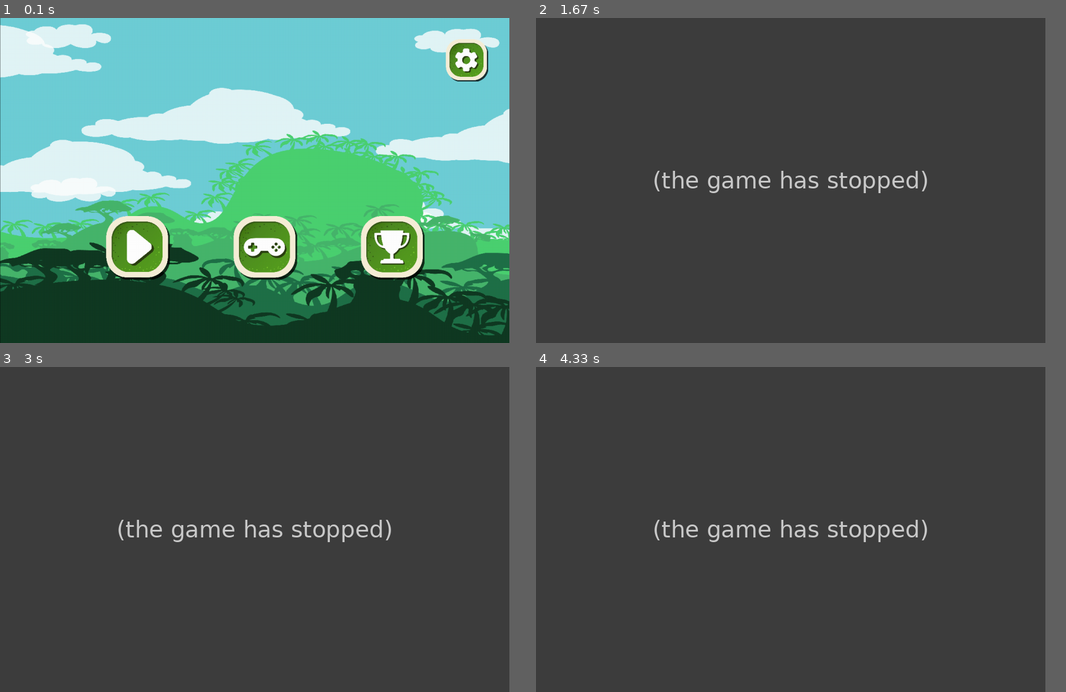
Above: before the commit, frames 1-4 (two rows, left to right).
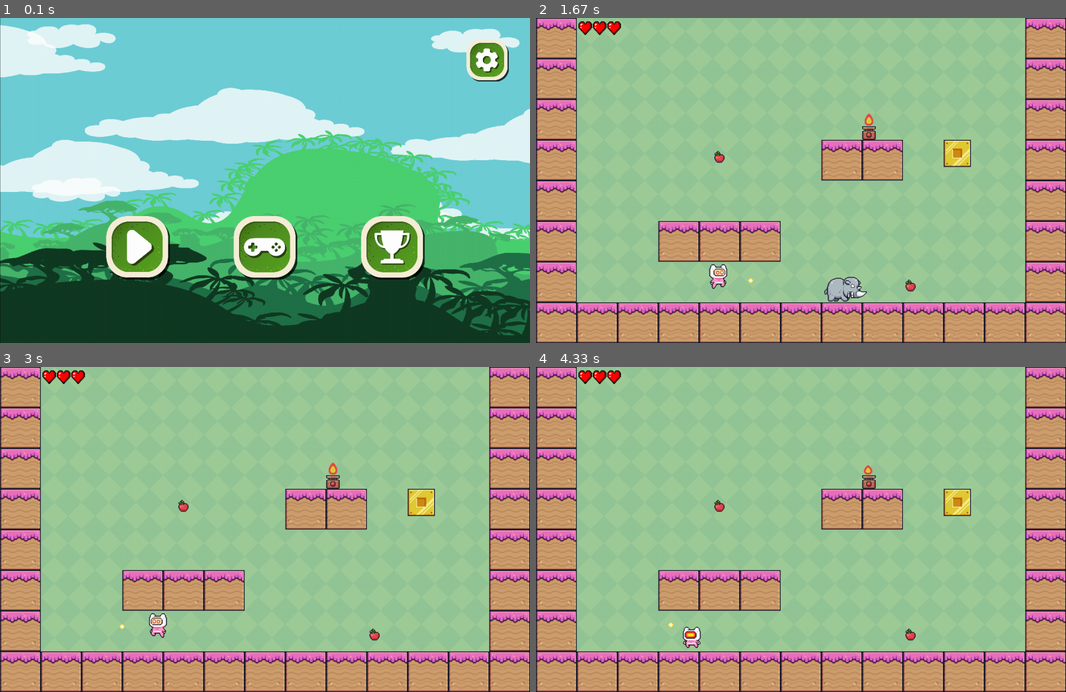
Above: after the commit, the same moments.

Repository: GianfrancoCh/chiariziaGianfranco-pygame-tp-final
Game: pygame game, started from run.py
The game is run twice, just before and just after one commit, with the same random seed, the same clock (stepped at 60 frames per second) and the same inputs.
Inputs (mouse positions are in pixels of both pictures, inside the frame that each line leads up to):
- Up to frame 1 (0.1 s): no input
- Up to frame 2 (1.67 s): click (673, 248) at 0.38 s; hold J 0.67-1.13 s; hold D 0.67-1.13 s; hold D from 1.22 s (still down); tap Space at 1.28, 1.58 s
- Up to frame 3 (3 s): release D at 1.68 s; hold D 1.77-2.23 s; tap Space at 1.83, 2.13, 2.33, 2.63, 2.9 s; hold A 2.27-2.8 s; tap J at 2.42 s; hold A from 2.83 s (still down)
- Up to frame 4 (4.33 s): tap Space at 3.2, 3.33, 3.63, 4, 4.3 s; release A at 3.23 s; hold D 3.27-3.9 s; hold A from 3.93 s (still down); tap J at 4.08 s
In our replay, the window is 865x553 before the commit and 900x553 after it. These sizes can differ from the game's own. Grey fills any space a smaller window leaves; there, only what the larger window draws over its background counts as a difference.

The runs differ from the first frame. In frame 1, 16% of the frame differs, in the area x 0-100%, y 1-100%; in frame 2, 97%; in frame 3, 97%; in frame 4, 97%, in the area x 0-100%, y 0-100%.
Error before the commit: AttributeError: 'NoneType' object has no attribute 'make_shoot' (main.py line 91); the game stopped at 0.67 s (later frames are placeholders)

Commit message:
creacion de nivel

Diff:
--- a/auxiliar.py
+++ b/auxiliar.py
@@ -177,3 +177,4 @@
 
         if obj and obj.name == "flag":
             print("FLAG")
+            player.make_win()
--- a/constantes.py
+++ b/constantes.py
@@ -2,7 +2,7 @@
 from pygame import font
 
 
-WIDTH, HEIGHT = 1200, 768
+WIDTH, HEIGHT = 1248, 768
 # WIDTH, HEIGHT = 1100, 672
 FPS = 60
 PLAYER_VEL = 5
--- a/gui_form.py
+++ b/gui_form.py
@@ -29,7 +29,8 @@
             self.image_background = pygame.image.load(path_bg)
             self.image_background = pygame.transform.scale(self.image_background,(w, h)).convert_alpha()
             self.surface.blit(self.image_background,(0,0))
-
+        elif path_bg == None:
+            pass
 
     @staticmethod
     def set_active(name):
--- a/gui_main_menu.py
+++ b/gui_main_menu.py
@@ -6,24 +6,27 @@
 from gui_widget import Widget
 
 
+
 class FormMainMenu(Form):
     def __init__(self,name,master_surface,x,y,w,h,color_background,color_border,active,path_bg):
         super().__init__(name,master_surface,x,y,w,h,color_background,color_border,active,path_bg)
 
-        self.boton_play = Button(master=self,x=250,y=HEIGHT - 300,w=150,h=150,color_background=None,color_border=None,image_background="assets/gui/menu/play.png",on_click=self.on__click_boton_play,on_click_param="",text=None,font="Verdana",font_size=30,font_color=WHITE)
+        self.boton_play = Button(master=self,x=250,y=HEIGHT - 300,w=150,h=150,color_background=None,color_border=None,image_background="assets/gui/menu/play.png",on_click=self.on__click_boton_play,on_click_param="form_level1",text=None,font="Verdana",font_size=30,font_color=WHITE)
         self.boton_control = Button(master=self,x=550,y=HEIGHT - 300,w=150,h=150,color_background=None,color_border=None,image_background="assets/gui/menu/leader.png",on_click=self.on_click_boton_control,on_click_param="form_controls",text=None,font="Verdana",font_size=30,font_color=WHITE)
         self.boton_leaderboard = Button(master=self,x=850,y=HEIGHT - 300,w=150,h=150,color_background=None,color_border=None,image_background="assets/gui/menu/prize.png",on_click=self.on_click_boton_leaderboard,on_click_param="",text=None,font="Verdana",font_size=30,font_color=WHITE)
         self.boton_settings = Button(master=self,x=WIDTH-150,y= 50,w=100,h=100,color_background=None,color_border=None,image_background="assets/gui/menu/setting.png",on_click=self.on_click_boton_settings,on_click_param="form_settings",text=None,font="Verdana",font_size=30,font_color=WHITE)
         self.lista_widget = [self.boton_play,self.boton_control,self.boton_leaderboard,self.boton_settings]
 
+
+
     def on__click_boton_play(self, parametro):
-        print("BOTON")
+        self.set_active(parametro)
 
     def on_click_boton_control(self, parametro):
         self.set_active(parametro)
 
     def on_click_boton_leaderboard(self, parametro):
-        self.set_active(parametro)
+        print("LEADERBOARD")
 
     def on_click_boton_settings(self, parametro):
         self.set_active(parametro)
--- a/gui_widget.py
+++ b/gui_widget.py
@@ -16,6 +16,7 @@
             self.image_background = pygame.transform.scale(self.image_background,(w, h)).convert_alpha()
         else:
             self.image_background = None
+
         self._text = text
         if(self._text != None):
             pygame.font.init()
--- /dev/null
+++ b/level.py
@@ -0,0 +1,134 @@
+import pygame
+from auxiliar import *
+from constantes import *
+from object import *
+from enemy import *
+from bullet import Bullet
+from player import Player
+from gui_button import Button
+from gui_form import Form
+from gui_widget import Widget
+
+
+window = pygame.display.set_mode((WIDTH, HEIGHT))
+
+
+class FormGameLevel1(Form):
+    def __init__(self,name,master_surface,x,y,w,h,color_background,color_border,active,path_bg):
+        super().__init__(name,master_surface,x,y,w,h,color_background,color_border,active,path_bg)
+
+
+        self.boton_play = Button(master=self,x=250,y=250,w=150,h=150,color_background=None,color_border=None,image_background="assets/gui/menu/play.png",on_click="",on_click_param="",text=None,font="Verdana",font_size=30,font_color=WHITE)
+        self.lista_widget = [self.boton_play]
+
+        # --- GAME ELEMNTS ---
+
+
+
+        self.background, self.bg_image = get_background("Green.png")
+
+        block_size = 96
+
+        self.player = Player(block_size + 50, HEIGHT - block_size -100, 50, 50)
+
+        floor = [Block(i * block_size, HEIGHT - block_size, block_size)
+                 for i in range(-WIDTH // block_size, (WIDTH * 2) // block_size)]
+        wall = [Block(0, i * block_size, block_size)
+                for i in range(-HEIGHT // block_size, (HEIGHT * 2) // block_size)]
+        wall_der = [Block(WIDTH - block_size, i * block_size, block_size)
+                    for i in range(-HEIGHT // block_size, (HEIGHT * 2) // block_size)]
+        flag = Flag(block_size * 10,HEIGHT - block_size * 5,64)
+        grupo_frutas = pygame.sprite.Group()
+        grupo_frutas.add(Fruit(850, HEIGHT - block_size - 68, 32, 32))
+        grupo_frutas.add(Fruit(400, 300, 32, 32))
+
+        self.fire = Fire(block_size * 8, (HEIGHT - block_size * 5) - 64, 16, 32)
+
+        self.enemigo = Enemy(600, HEIGHT - block_size - 68 , 52, 42)
+        self.grupo_objetos = pygame.sprite.Group()
+        self.grupo_objetos.add(*floor,*wall,*wall_der,self.enemigo,*grupo_frutas,flag,
+                               Block(block_size * 3, HEIGHT - block_size * 3, block_size),
+                               Block(block_size * 4, HEIGHT - block_size * 3, block_size),
+                               Block(block_size * 5, HEIGHT - block_size * 3, block_size),
+                               Block(block_size * 7, HEIGHT - block_size * 5, block_size),
+                               Block(block_size * 8, HEIGHT - block_size * 5, block_size),
+                               self.fire)
+
+        self.fire.on()
+
+
+    def on_click_boton1(self, parametro):
+        self.set_active(parametro)
+
+    def on_click_shoot(self, parametro):
+        for enemy_element in self.enemy_list:
+            self.bullet_list.append(Bullet(enemy_element,enemy_element.rect.centerx,enemy_element.rect.centery,self.player_1.rect.centerx,self.player_1.rect.centery,20,path="images/gui/set_gui_01/Comic_Border/Bars/Bar_Segment05.png",frame_rate_ms=100,move_rate_ms=20,width=5,height=5))
+
+
+
+    def update(self, lista_eventos,keys,delta_ms):
+
+
+
+
+        for event in lista_eventos:
+            if event.type == pygame.KEYDOWN:
+                if event.key == pygame.K_SPACE and self.player.jump_count < 2:
+                    self.player.jump()
+                if event.key == pygame.K_j:
+                    print("SHOOT")
+                    self.player.make_shoot()
+
+        for aux_widget in self.lista_widget:
+            aux_widget.update(lista_eventos)
+
+        for bala in self.player.bullets:
+            for obj in self.grupo_objetos:
+                if pygame.sprite.collide_mask(bala, obj) and obj.name == "enemy":
+                    # print("matado")
+                    obj.kill()
+                    bala.kill()
+                elif pygame.sprite.collide_mask(bala, obj) and obj.name == "fire":
+                    bala.kill()
+                elif pygame.sprite.collide_mask(bala, obj) and obj.name == "block":
+                    bala.kill()
+
+
+
+
+
+
+        self.player.loop(FPS)
+        self.enemigo.loop()
+        self.fire.loop()
+        handle_move(self.player, self.grupo_objetos)
+
+        if self.player.is_win:
+            print("GANO")
+
+        if self.player.is_lose:
+            self.active = False
+            self.set_active("form_main_menu")
+
+
+
+    def draw(self):
+        super().draw()
+
+        offset_x = 0
+
+        for tile in self.background:
+            window.blit(self.bg_image, tile)
+
+        for obj in self.grupo_objetos:
+            obj.draw(window, offset_x)
+
+        for bullet in self.player.bullets:
+            bullet.draw(window,offset_x)
+
+        for aux_widget in self.lista_widget:
+            aux_widget.draw()
+
+        self.player.draw(window, offset_x)
+        self.player.draw
+        # pygame.display.update()
--- a/main.py
+++ b/main.py
@@ -15,6 +15,7 @@
 from gui_main_menu import FormMainMenu
 from gui_controls import FormControls
 from gui_settings import FormSettings
+from level import FormGameLevel1
 
 
 
@@ -31,51 +32,19 @@
 def main(window):
     clock = pygame.time.Clock()
 
-
     block_size = 96
     # small_block = 64
-    # grupo_enemigos = pygame.sprite.Group()
-    # # grupo_enemigos.add(Enemy(600, 600, 32, 32))
-    #----------------------------------------------------------
-
-    # grupo_frutas = pygame.sprite.Group()
-    # grupo_frutas.add(Fruit(1000, 400, 32, 32))
-    # grupo_frutas.add(Fruit(400, 300, 32, 32))
-    # flag = Flag(block_size * 9,HEIGHT - block_size * 5,64)
-    # player = Player(100, 100, 50, 50)
-    # fire = Fire(150, HEIGHT - block_size - 64, 16, 32)
-    # fire.on()
-    # enemigo = Enemy(600, HEIGHT - block_size - 68 , 52, 42)
-
-    # floor = [Block(i * block_size, HEIGHT - block_size, block_size)
-    #          for i in range(-WIDTH // block_size, (WIDTH * 2) // block_size)]
-    # wall = [Block(0, i * block_size, block_size)
-    #     for i in range(-HEIGHT // block_size, (HEIGHT * 2) // block_size)]
-    # wall_der = [Block(WIDTH - block_size, i * block_size, block_size)
-    #     for i in range(-HEIGHT // block_size, (HEIGHT * 2) // block_size)]
-    # objects = [*floor, Block(0, HEIGHT - block_size * 2, block_size),
-    #            Block(block_size * 3, HEIGHT - block_size * 3, block_size), Block(block_size * 5, HEIGHT - block_size * 4, block_size), Block(block_size * 7, HEIGHT - block_size * 5, block_size), fire, *wall, *wall_der,*grupo_frutas]
-
-    # grupo_objectos = pygame.sprite.Group()
-
-    # grupo_objectos.add(*floor, Block(0, HEIGHT - block_size * 2, block_size),
-    #            Block(block_size * 3, HEIGHT - block_size * 3, block_size), Block(block_size * 5, HEIGHT - block_size * 4, block_size), Block(block_size * 7, HEIGHT - block_size * 5, block_size), fire, *wall, *wall_der,*grupo_frutas, enemigo, flag)
-
-
     offset_x = 0
     # scroll_area_width = 200
     run = True
 
-
-
     form_main_menu = FormMainMenu(name="form_main_menu",master_surface = window,x=0,y=0,w=WIDTH,h=HEIGHT,color_background=None,color_border=(255,0,255),active=True,path_bg = "assets/gui/menu/bg.png")
-    form_controls = FormControls(name="form_controls",master_surface = window,x=0,y=0,w=WIDTH,h=HEIGHT,color_background=None,color_border=(255,0,255),active=True,path_bg = "assets/gui/rating/bg.png")
-    form_settings = FormSettings(name="form_settings",master_surface = window,x=0,y=0,w=WIDTH,h=HEIGHT,color_background=None,color_border=(255,0,255),active=True,path_bg = "assets/gui/rating/bg.png")
+    form_controls = FormControls(name="form_controls",master_surface = window,x=0,y=0,w=WIDTH,h=HEIGHT,color_background=None,color_border=(255,0,255),active=False,path_bg = "assets/gui/rating/bg.png")
+    form_settings = FormSettings(name="form_settings",master_surface = window,x=0,y=0,w=WIDTH,h=HEIGHT,color_background=None,color_border=(255,0,255),active=False,path_bg = "assets/gui/rating/bg.png")
+    form_level1 = FormGameLevel1(name="form_level1",master_surface = window,x=0,y=0,w=WIDTH,h=HEIGHT,color_background=None,color_border=(255,0,255),active=False,path_bg = "assets/gui/rating/bg.png")
 
     while run:
 
-
-        # draw_text("PLAY", MENU_FONT, WIDTH/2 - 60, HEIGHT/2,WHITE)
 
         lista_eventos = pygame.event.get()
         for event in lista_eventos:
@@ -83,32 +52,6 @@
                 run = False
                 break
 
-            if event.type == pygame.KEYDOWN:
-                if event.key == pygame.K_SPACE and player.jump_count < 2:
-                    player.jump()
-                if event.key == pygame.K_j:
-                    print("SHOOT")
-                    player.make_shoot()
-
-
-        # player.loop(FPS)
-        # fire.loop()
-        # enemigo.loop()
-
-        # for bala in player.bullets:
-        #     for obj in grupo_objectos:
-        #         if pygame.sprite.collide_mask(bala, obj) and obj.name == "enemy":
-        #             # print("matado")
-        #             obj.kill()
-        #             bala.kill()
-        #         elif pygame.sprite.collide_mask(bala, obj) and obj.name == "fire":
-        #             bala.kill()
-        #         elif pygame.sprite.collide_mask(bala, obj) and obj.name == "block":
-        #             bala.kill()
-
-        # for fruta in grupo_frutas:
-        #     fruta.loop()
-        #     pygame.display.update()
         aux_form_active = Form.get_active()
         keys = pygame.key.get_pressed()
         delta_ms = clock.tick(FPS)
@@ -116,18 +59,11 @@
         player = None
         grupo_objectos = None
 
-
-        # handle_move(player, grupo_objectos)
         draw(window, background, bg_image, player, grupo_objectos, offset_x, aux_form_active, lista_eventos, keys, delta_ms)
 
 
-
-        #------------------------------
-        # current_fps = clock.get_fps()
+        current_fps = clock.get_fps()
         # print("FPS: ", current_fps)
-
-
-
 
         pygame.display.update()
 
--- a/player.py
+++ b/player.py
@@ -46,6 +46,8 @@
         self.points = 0
         self.last_point_time = 0
         self.point_delay = 0.5
+        self.is_win = False
+        self.is_lose = False
 
     def manage_lives(self):
 
@@ -54,7 +56,10 @@
             for l in range(lives):
                 WINDOW.blit(HEART, (100 + (l*34),8))
         else:
-            print("MUERTO")
+            self.is_lose = True
+
+    def make_win(self):
+        self.is_win = True
 
     def manage_points(self):
 
@@ -94,6 +99,7 @@
             bullet = Bullet(self.rect.x, self.rect.y + self.rect.height // 2, self.direction)
             self.bullets.add(bullet)
 
+
     def move_left(self, vel):
         self.x_vel = -vel
         if self.direction != "left":
@@ -124,7 +130,10 @@
 
         self.fall_count += 1
 
+
         self.update_sprite()
+        self.update()
+
 
     def landed(self):
         self.fall_count = 0
@@ -166,8 +175,8 @@
     def update(self):
         self.rect = self.sprite.get_rect(topleft=(self.rect.x, self.rect.y))
         self.mask = pygame.mask.from_surface(self.sprite)
+        self.bullets.update()
 
-        self.bullets.update()
 
     def draw(self, win, offset_x):
         win.blit(self.sprite, (self.rect.x - offset_x, self.rect.y))
